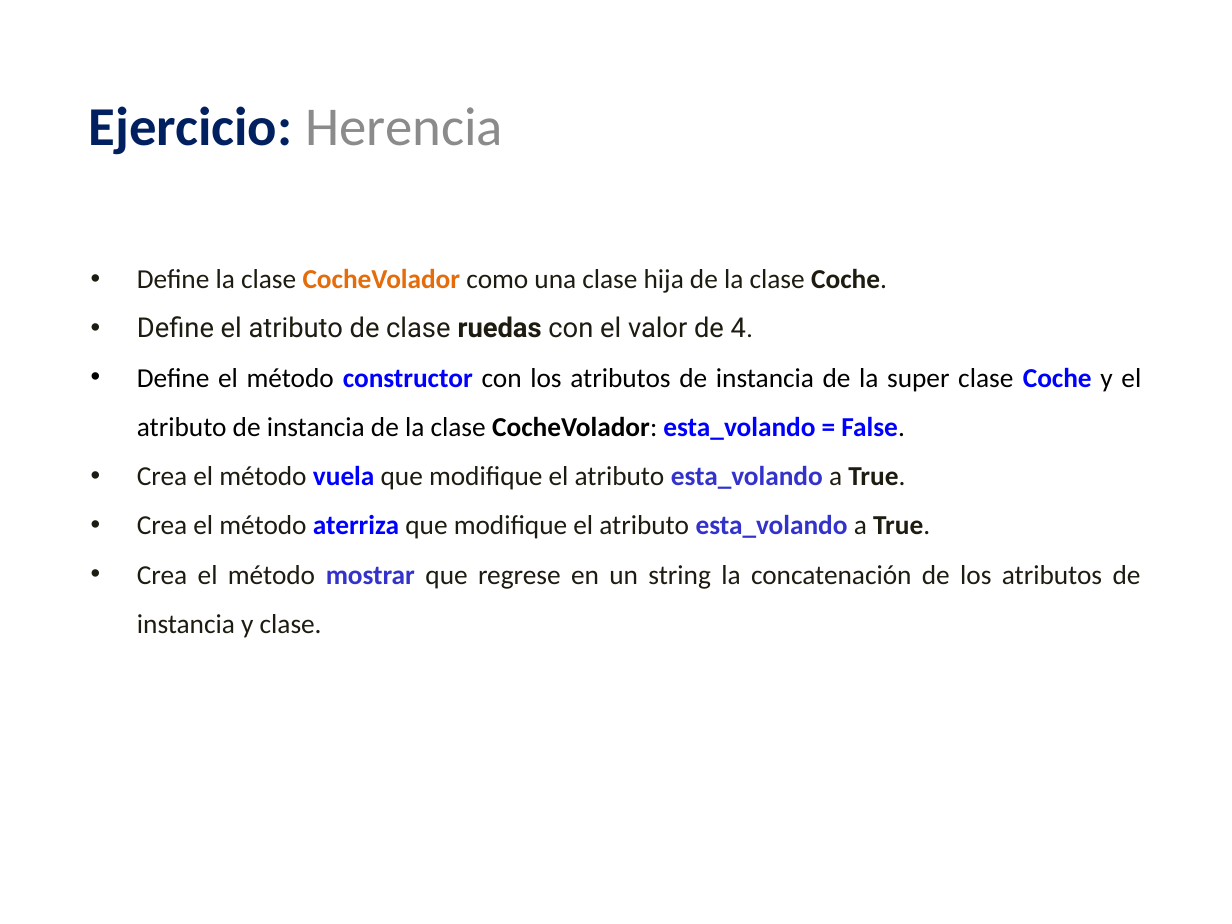
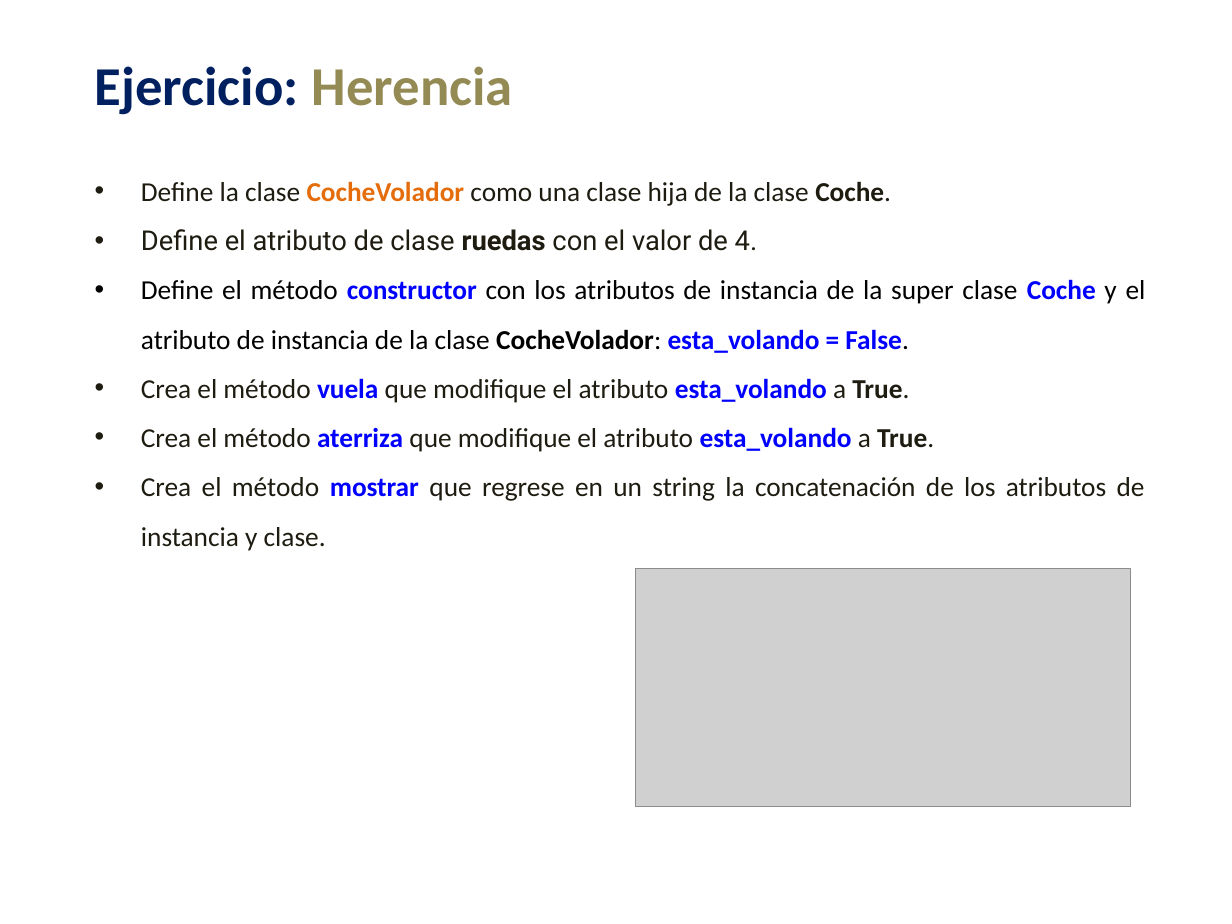
Before and after one commit to lizetheP/Analitica, a slide deck: slide 12 of Calendario2023/presentaciones/16_POO_Herencia.pptx. Drawn at 1232x924 pixels with LibreOffice and Linux fonts; fonts in the diff are those of the drawing; grey boxes stand for pictures. Boxes give left, top, right and bottom in pixels: in the first picture for what was removed or moved away, otherwise in the second. Text is boxed around its words. In the diff, an @@ line names an element or a change of style, - is before the commit and + after.

```diff
--- a/Calendario2023/presentaciones/16_POO_Herencia.pptx
+++ b/Calendario2023/presentaciones/16_POO_Herencia.pptx
@@ subtitle "Ejercicio: Herencia": place and size @@
-subtitle "Ejercicio: Herencia" at bbox=[88, 106, 503, 155]
+subtitle "Ejercicio: Herencia" at bbox=[95, 66, 513, 115]
@@ subtitle "Ejercicio: Herencia" at bbox=[95, 66, 513, 115]: text colour #8C8C8C to #948A54, bold on in "Herencia"; alignment centre to left @@
@@ text "Define la clase CocheVolador como ...": place and size @@
-text "Define la clase CocheVolador como ..." at bbox=[137, 268, 1141, 638]
+text "Define la clase CocheVolador como ..." at bbox=[141, 181, 1146, 551]
@@ text at bbox=[141, 378, 1145, 551]: text colour #3333CC to #0000FF in "esta_volando", "esta_volando", "mostrar" @@
@@ picture added at bbox=[636, 569, 1131, 807] @@
```
Also in this commit, not shown: 11 other slides changed, 3 other files.
